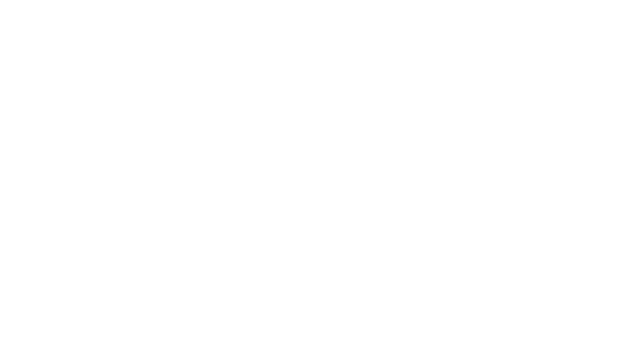
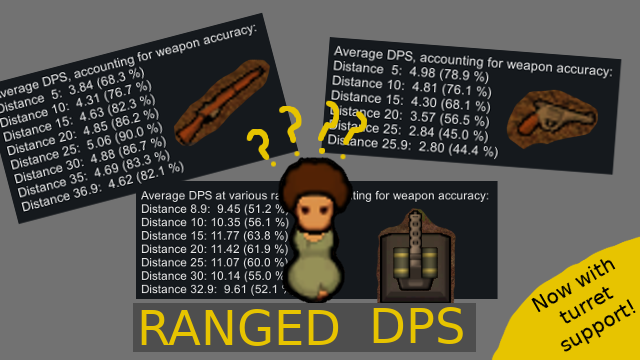
Layer changes from the first 640×360 image to the second:
added layer "Pasted Layer #2" above "DPS" over [506, 89, 599, 150]
added layer "DPS" above "RANGED" over [373, 307, 463, 344]
added layer "RANGED" above "Now with ..." over [141, 309, 339, 346]
added layer "Now with ..." above "popup" over [531, 259, 637, 353]
added layer "popup" above "Text Back" over [491, 236, 640, 360]
added layer "Text Back" above "labels" over [133, 303, 476, 352]
added layer "labels" above "labels #1" over [246, 100, 367, 167]
added layer "labels #1" above "Pasted Layer" over [173, 59, 270, 147]
added layer "Pasted Layer" above "Pawn" over [142, 157, 354, 352]
added layer "Pawn" above "Pasted Layer #1" over [321, 37, 622, 175]
added layer "Pasted Layer #1" above "Pasted Layer #4" over [0, 12, 299, 225]
added layer "Pasted Layer #4" above "Pasted Layer #3" over [375, 208, 456, 311]
added layer "Pasted Layer #3" above "Background" over [136, 181, 498, 299]
painted on "Background" over [0, 0, 640, 360]
